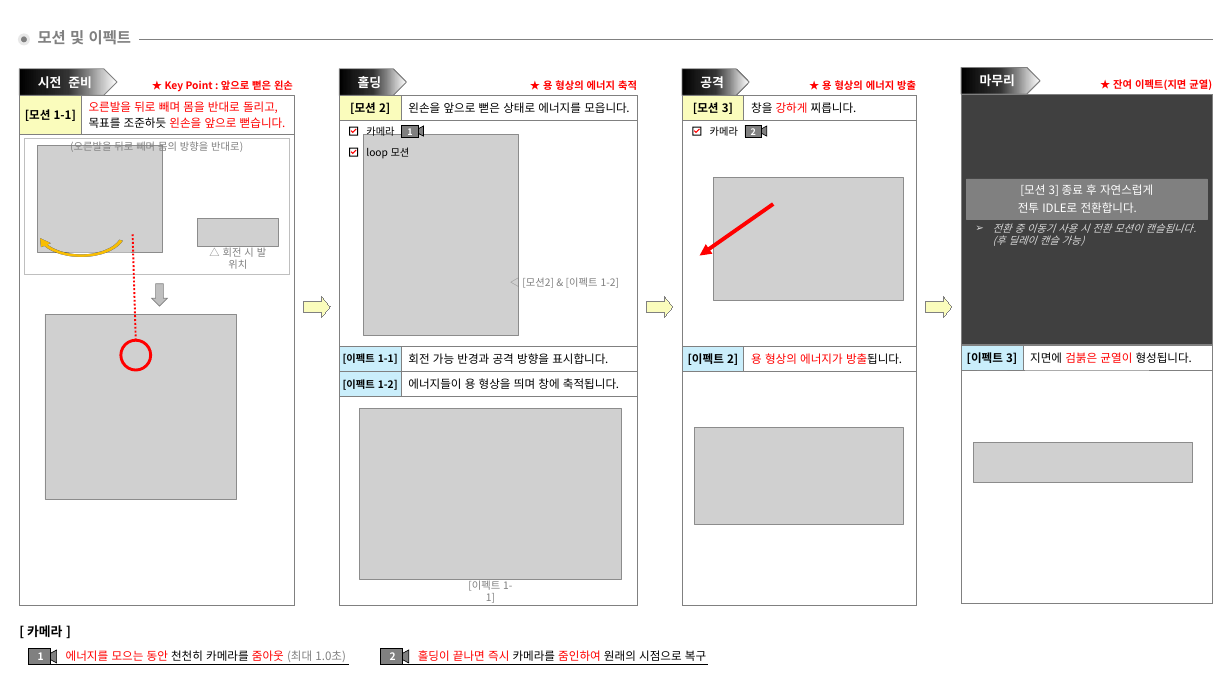
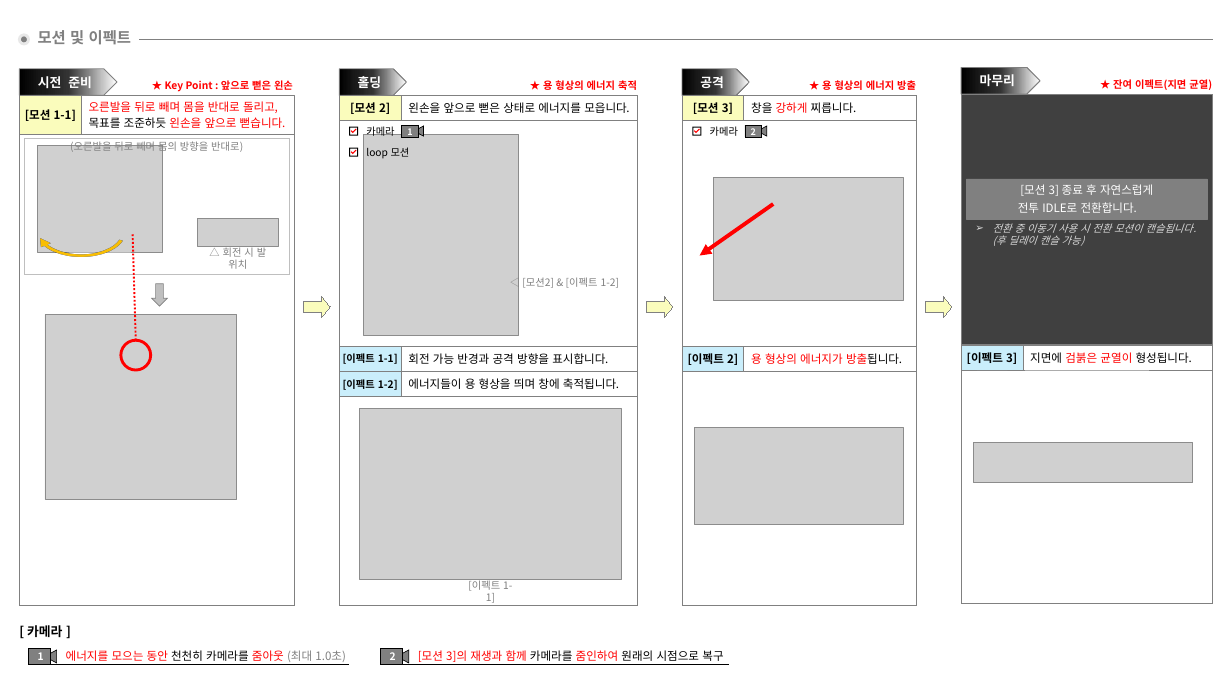
Before and after one commit to hjs0913/GameDesign, a slide deck: slide 3 of 로스트아크/창술사 역기획/스킬/[집중 스킬] 적룡포.pptx. Drawn at 1232x693 pixels with LibreOffice and Linux fonts; fonts in the diff are those of the drawing; grey boxes stand for pictures. Boxes give left, top, right and bottom in pixels: in the first picture for what was removed or moved away, otherwise in the second. Text is boxed around its words. In the diff, an @@ line names an element or a change of style, - is before the commit and + after.

```diff
--- a/로스트아크/창술사 역기획/스킬/[집중 스킬] 적룡포.pptx
+++ b/로스트아크/창술사 역기획/스킬/[집중 스킬] 적룡포.pptx
@@ text at box(418, 650, 723, 662): text changed; text colour #000000 to #FF0000 @@
-홀딩이 끝나면 즉시 카메라를 줌인하여 원래의 시점으로 복구
+[모션 3]의 재생과 함께 카메라를 줌인하여 원래의 시점으로 복구
@@ line moved from (392, 665) - (708, 665) to (392, 665) - (729, 665) @@
```
Also in this commit, not shown: 6 other slides changed, 4 other files.
